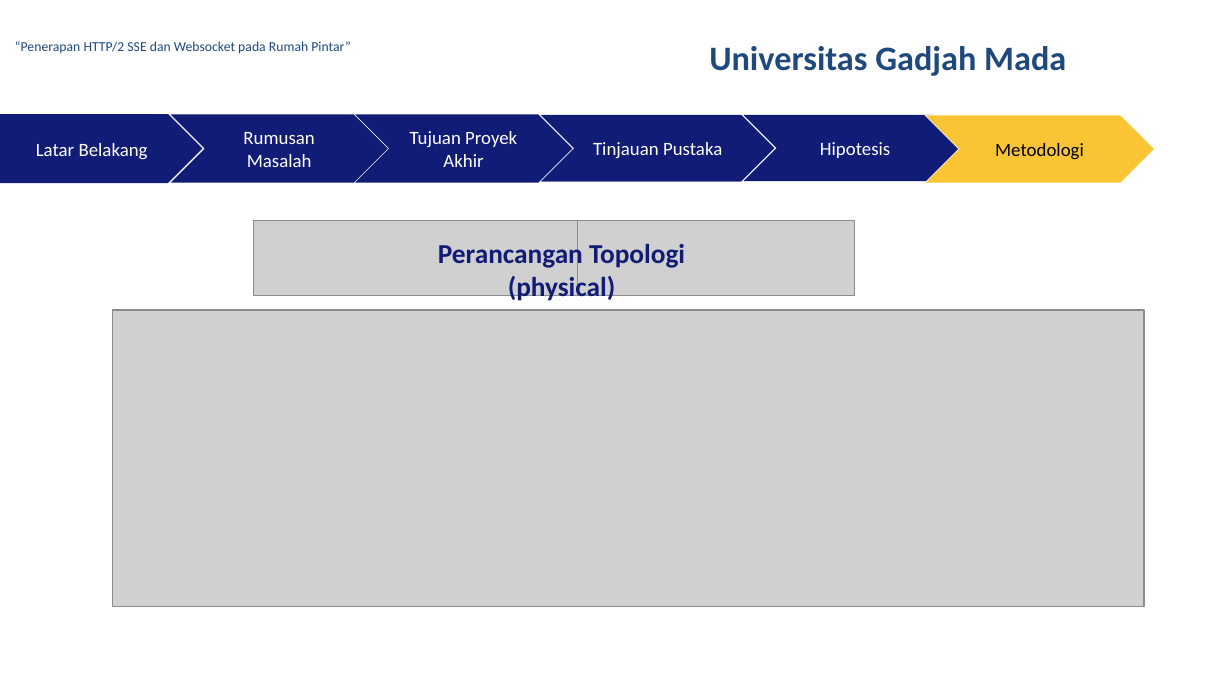
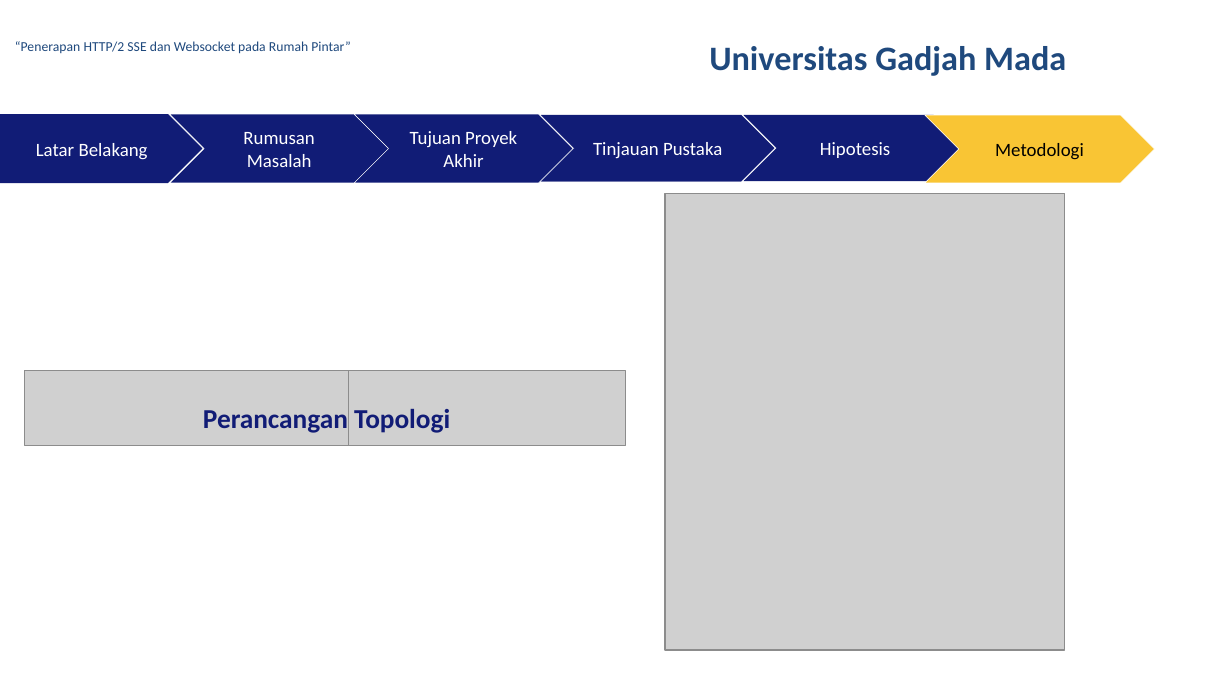
Before and after one commit to rusminto/ws_sse, a slide deck: slide 21 of berkas/ppt muham.pptx (slide 22 before the commit). Drawn at 1232x693 pixels with LibreOffice and Linux fonts; fonts in the diff are those of the drawing; grey boxes stand for pictures; background and template pictures are left out. Boxes give left, top, right and bottom in pixels: in the first picture for what was removed or moved away, otherwise in the second. Text is boxed around its words. In the diff, an @@ line names an element or a change of style, - is before the commit and + after.

```diff
--- a/berkas/ppt muham.pptx
+++ b/berkas/ppt muham.pptx
@@ picture added at box(665, 193, 1066, 650) @@
@@ text at box(508, 273, 616, 302): paragraph removed @@
-(physical)
@@ picture removed at box(112, 310, 1143, 607) @@
@@ picture: place and size @@
-picture at box(254, 221, 578, 296)
+picture at box(25, 371, 349, 446)
@@ picture: place and size @@
-picture at box(531, 221, 855, 296)
+picture at box(302, 371, 626, 446)
@@ text "Perancangan Topologi": place and size @@
-text "Perancangan Topologi" at box(438, 241, 685, 302)
+text "Perancangan Topologi" at box(203, 409, 450, 433)
```
Also in this commit, not shown: 8 other slides changed, 4 other files.
